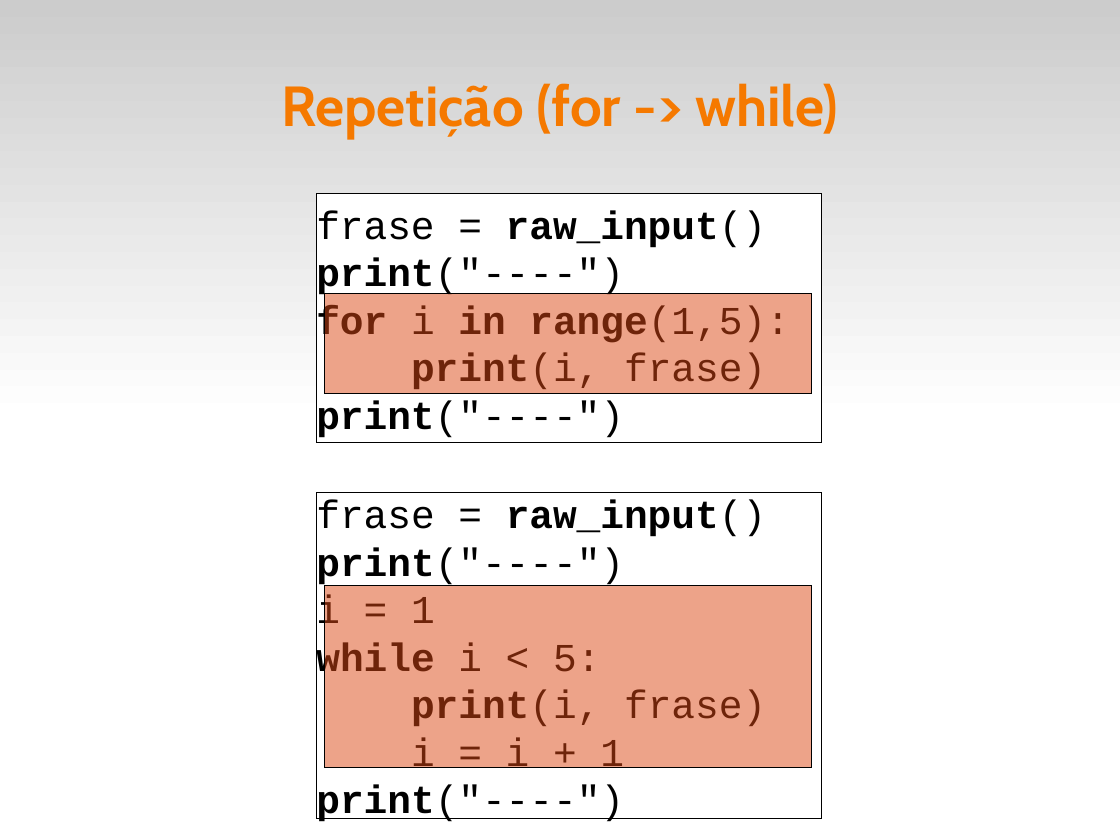
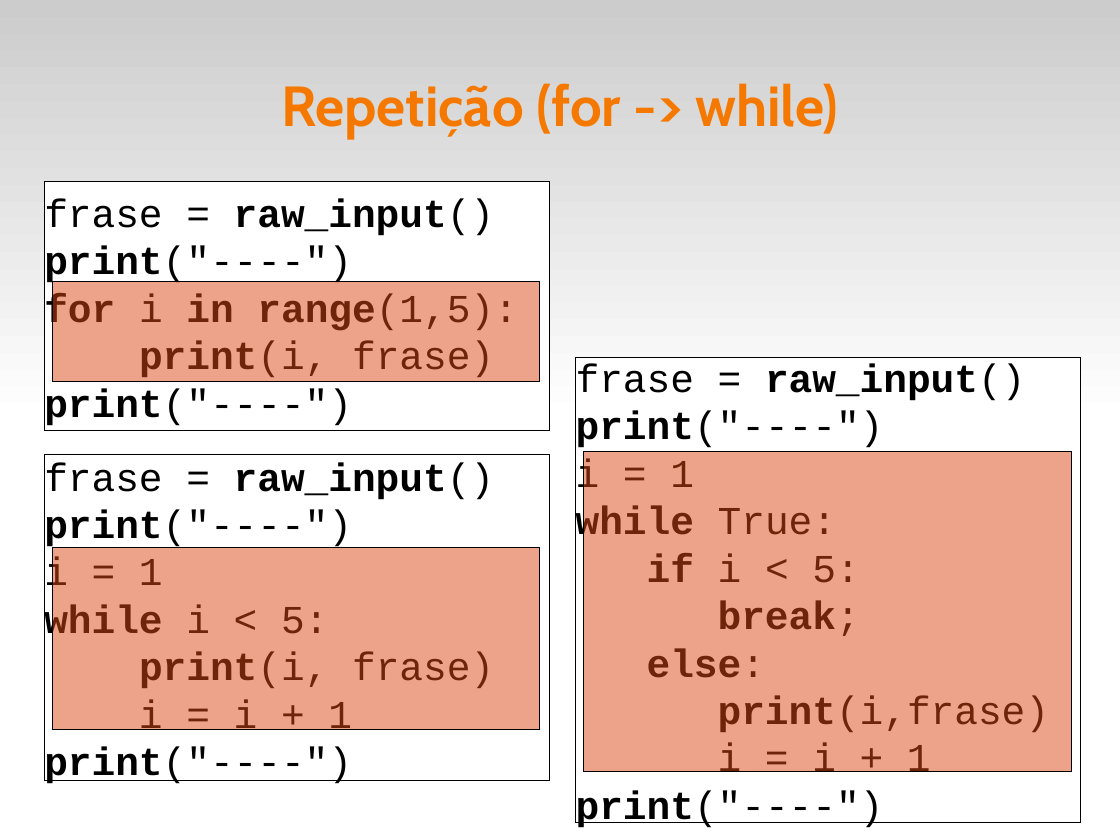
Before and after one commit to fsantanna-uerj/IPD, a slide deck: slide 16 of slides/ipd-03.odp (slide 15 before the commit). Drawn at 1120x840 pixels with LibreOffice and Linux fonts; fonts in the diff are those of the drawing. Boxes give left, top, right and bottom in pixels: in the first picture for what was removed or moved away, otherwise in the second. Text is boxed around its words. In the diff, an @@ line names an element or a change of style, - is before the commit and + after.

```diff
--- a/slides/ipd-03.odp
+++ b/slides/ipd-03.odp
@@ rectangle "frase = raw_input()": place and size @@
-rectangle "frase = raw_input()" at box(316, 194, 821, 443)
+rectangle "frase = raw_input()" at box(45, 182, 550, 431)
@@ rectangle: place and size @@
-rectangle at box(324, 294, 812, 394)
+rectangle at box(53, 282, 541, 382)
@@ rectangle added at box(576, 358, 1081, 823), fill #FFFFFF, outline #000000 0 pt, 28 pt, text #000000 @@
+frase = raw_input()
+print("----")
+i = 1
+while True:
+if i < 5:
+break;
+else:
+print(i,frase)
+i = i + 1
+print("----")
@@ rectangle "frase = raw_input()": place and size @@
-rectangle "frase = raw_input()" at box(316, 493, 821, 818)
+rectangle "frase = raw_input()" at box(45, 455, 550, 781)
@@ rectangle added at box(584, 452, 1072, 772), fill #DD4814 at 50% opacity, outline #000000 0 pt @@
@@ rectangle: place and size @@
-rectangle at box(324, 585, 812, 768)
+rectangle at box(53, 548, 541, 731)
```
Also in this commit, not shown: 1 slide added, 3 other files.
